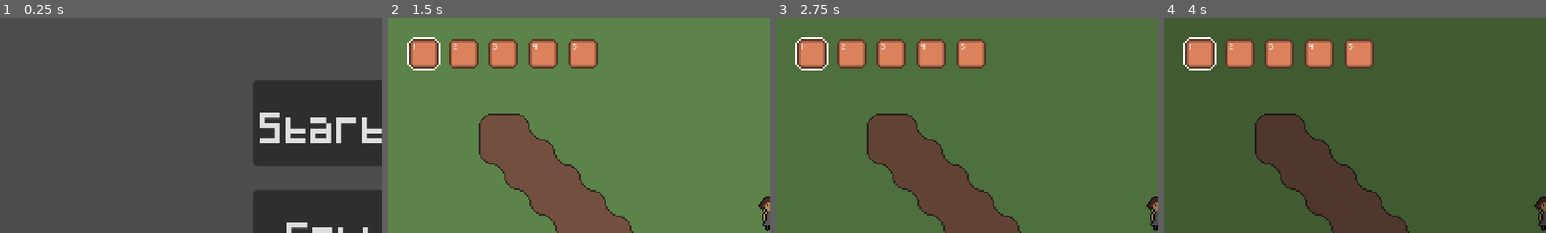
Above: before the commit, frames 1-4 (left to right).
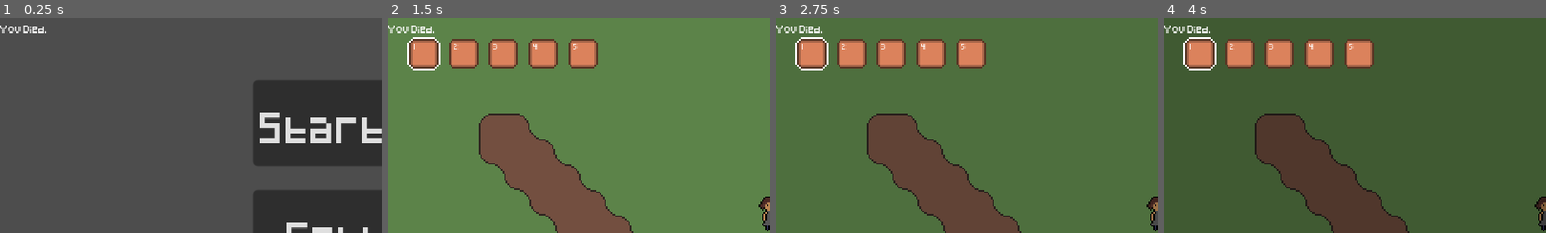
Above: after the commit, the same moments.

Repository: StormLight14/nightfall-mirror
Game: Godot game, scene res://menus/main/main_menu.tscn
The game is run twice, just before and just after one commit, with the same random seed, the same clock (stepped at 60 frames per second) and the same inputs.
Inputs:
- Up to frame 1 (0.25 s): no input
- Up to frame 2 (1.5 s): click "Start Game" at 0.5 s; click "1" at 1.25 s
- Up to frame 3 (2.75 s): click "2" at 2 s
- Up to frame 4 (4 s): click "3" at 2.75 s; click "4" at 3.5 s
The pictures show only the part of the screen within x 0-50%, y 0-50%; the shares and areas given below are measured in that part.

The runs differ from the first frame. In frame 1, 0.3% of the frame differs, in the area x 0-13%, y 3-8%; in frame 2, 0.3%; in frame 3, 0.3%; in frame 4, 0.3%.
Error in both runs: Invalid access to property or key '<null>' on a base object of type 'Array'. (res://ui/inventory/inventory_slot.gd:46)

Commit message:
add DeadLabel to Fade; replace fade functions with one play() function

Diff:
--- a/entities/player/player.gd
+++ b/entities/player/player.gd
@@ -116,4 +116,4 @@
 
 func _on_hurtbox_area_area_entered(area: Area2D) -> void:
 	# player dies
-	Fade.fade_out()
+	Fade.player_died()
--- a/globals/Fade.tscn
+++ b/globals/Fade.tscn
@@ -36,8 +36,10 @@
 "values": [Color(0, 0, 0, 0), Color(0, 0, 0, 1)]
 }
 
-[sub_resource type="Animation" id="Animation_lp420"]
-length = 0.001
+[sub_resource type="Animation" id="Animation_5ssy5"]
+resource_name = "player_died"
+length = 1.5
+step = 0.1
 tracks/0/type = "value"
 tracks/0/imported = false
 tracks/0/enabled = true
@@ -45,17 +47,17 @@
 tracks/0/interp = 1
 tracks/0/loop_wrap = true
 tracks/0/keys = {
-"times": PackedFloat32Array(0),
-"transitions": PackedFloat32Array(1),
+"times": PackedFloat32Array(0, 1.5),
+"transitions": PackedFloat32Array(1, 1),
 "update": 0,
-"values": [Color(0, 0, 0, 0)]
+"values": [Color(0, 0, 0, 0), Color(0, 0, 0, 1)]
 }
 
 [sub_resource type="AnimationLibrary" id="AnimationLibrary_vnbh3"]
 _data = {
-"RESET": SubResource("Animation_lp420"),
 "fade_in": SubResource("Animation_upx12"),
-"fade_out": SubResource("Animation_sd057")
+"fade_out": SubResource("Animation_sd057"),
+"player_died": SubResource("Animation_5ssy5")
 }
 
 [node name="Fade" type="CanvasLayer"]
@@ -75,4 +77,9 @@
 mouse_filter = 2
 color = Color(0, 0, 0, 0)
 
+[node name="DeadLabel" type="Label" parent="."]
+offset_right = 40.0
+offset_bottom = 12.0
+text = "You Died."
+
 [connection signal="animation_finished" from="AnimationPlayer" to="." method="_on_animation_player_animation_finished"]
--- a/globals/fade.gd
+++ b/globals/fade.gd
@@ -1,10 +1,7 @@
 extends CanvasLayer
 
-func fade_in() -> void:
-	$AnimationPlayer.play("fade_in")
-
-func fade_out() -> void:
-	$AnimationPlayer.play("fade_out")
+func play(anim_name: String) -> void:
+	$AnimationPlayer.play(anim_name)
 
 func _on_animation_player_animation_finished(anim_name: StringName) -> void:
 	Signals.fade_completed.emit(anim_name)
